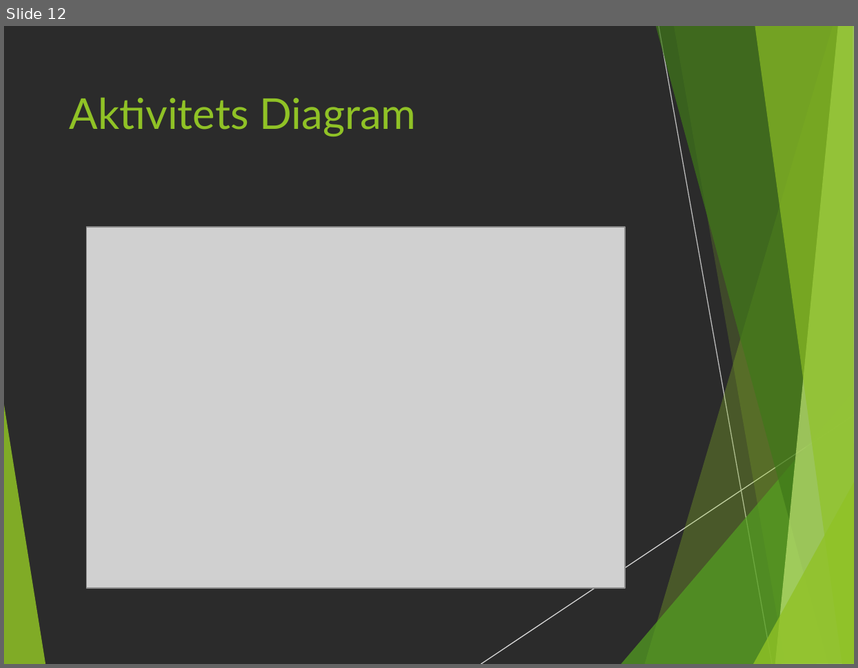
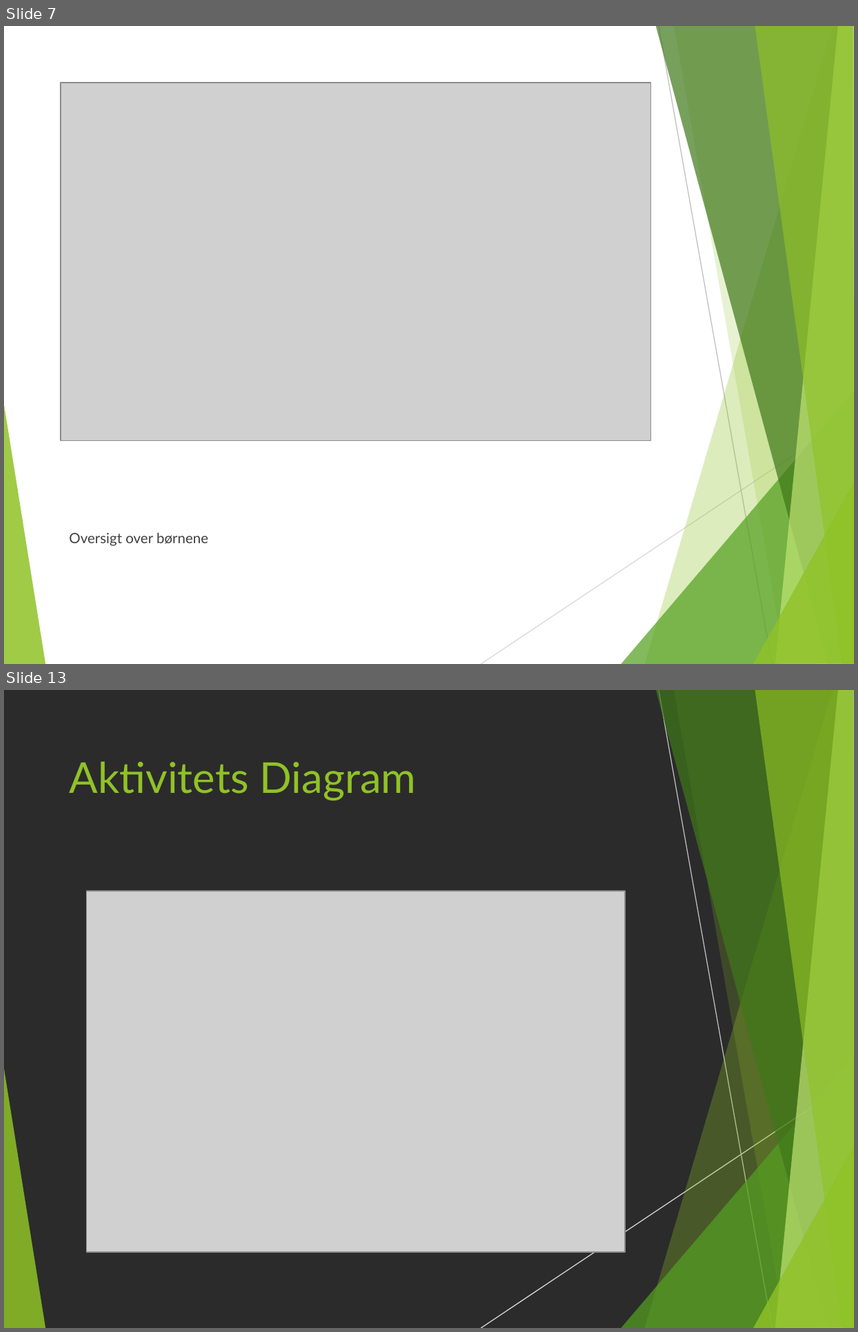
Before and after one commit to anderslatif/RoskildeFrieBornehave, a slide deck: Dias.pptx. Shown one above the other, each under a label of ours: slide 12 before the commit, slides 7 and 13 after it; the slides between them are not shown. The pictures are 858x668 and 858x1332 pixels, drawn with LibreOffice and Linux fonts; fonts in the diff are those of the drawing; grey boxes stand for pictures; background and template pictures are left out; a plain dark background stands for a picture behind light text. Boxes give left, top, right and bottom in pixels: in the first picture for what was removed or moved away, otherwise in the second. Text is boxed around its words. In the diff, an @@ line names an element or a change of style, - is before the commit and + after.

```diff
--- a/Dias.pptx
+++ b/Dias.pptx
@@ slide 7 added at box(4, 26, 854, 664), background picture (left out); not listed: 10 template elements that a slide beside it also shows @@
@@ picture added at box(61, 83, 651, 441) @@
@@ text added at box(69, 532, 208, 546), 12 pt, text #404040 @@
+Oversigt over børnene
@@ what was slide 12 is now slide 13 @@
```
Also in this commit, not shown: 5 slides changed, 6 other slides added, 6 slides removed.
